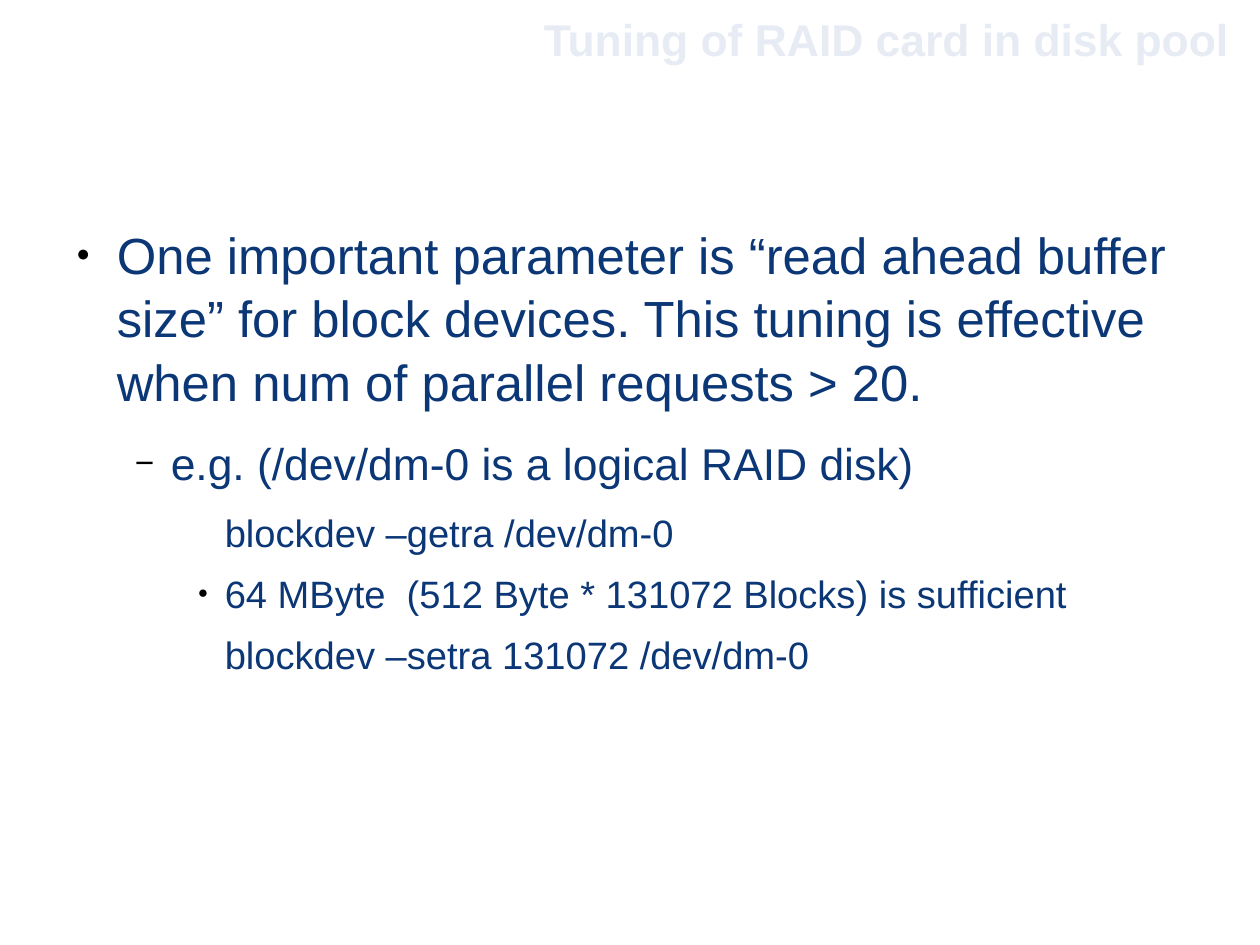
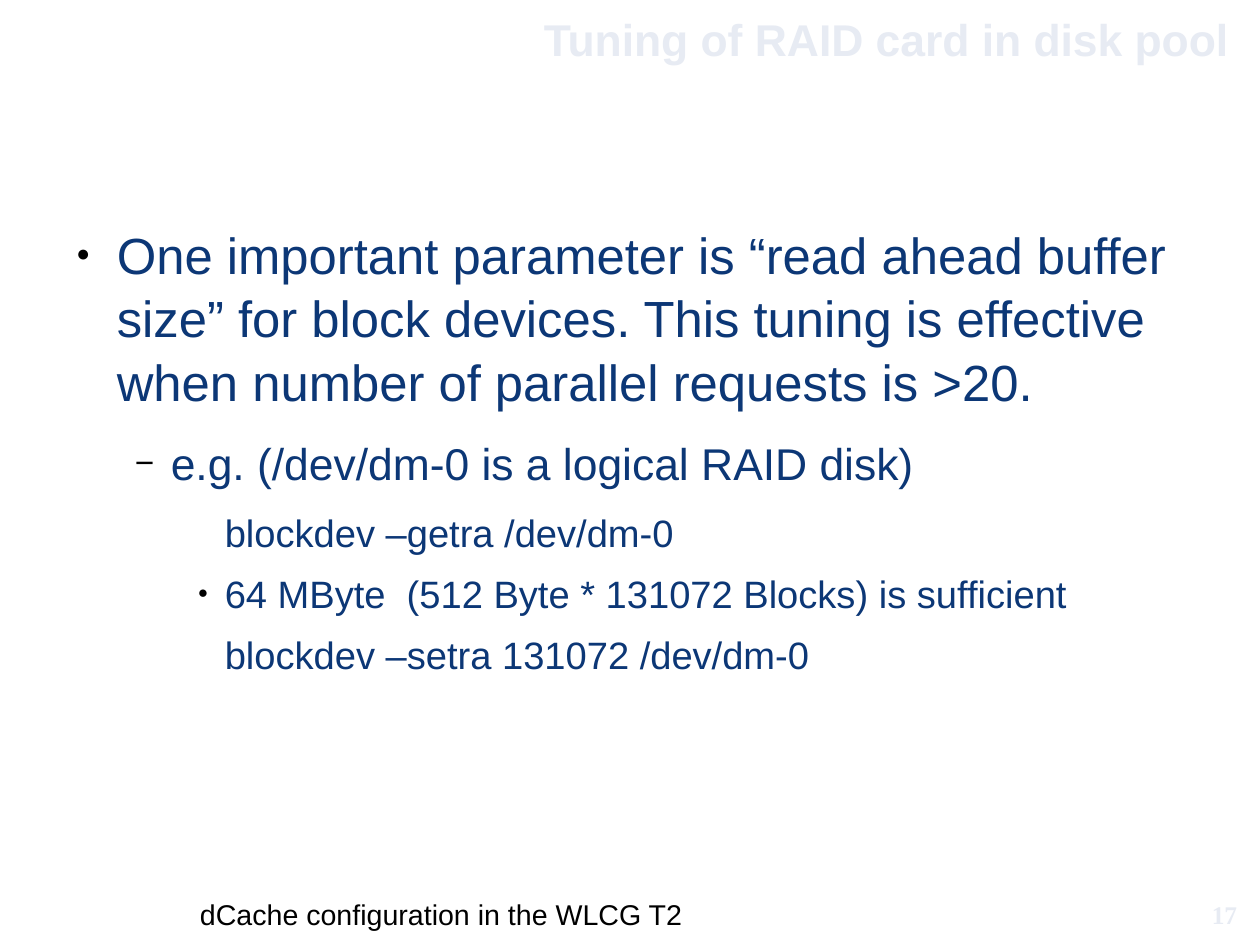
Before and after one commit to GenKawamura/GridKa2014-Material_ATLAS-T2_Example, a slide deck: slide 17 of dcache_wlcg_tier2_gridka.odp. Drawn at 1260x945 pixels with LibreOffice and Linux fonts; fonts in the diff are those of the drawing; background and template pictures are left out. Boxes give left, top, right and bottom in pixels: in the first picture for what was removed or moved away, otherwise in the second. Text is boxed around its words. In the diff, an @@ line names an element or a change of style, - is before the commit and + after.

```diff
--- a/dcache_wlcg_tier2_gridka.odp
+++ b/dcache_wlcg_tier2_gridka.odp
@@ text at (x1=117, y1=237, x2=1166, y2=411): text changed @@
-● One important parameter is “read ahead buffer size” for block devices. This tuning is effective when num of parallel requests > 20.
+● One important parameter is “read ahead buffer size” for block devices. This tuning is effective when number of parallel requests is >20.
@@ page number added at (x1=1092, y1=887, x2=1237, y2=942), 16 pt, text #E7EBF3, bold @@
+17
@@ text added at (x1=200, y1=904, x2=682, y2=931), 18 pt, text #000000 @@
+dCache configuration in the WLCG T2
```
Also in this commit, not shown: 13 other slides changed, 5 slides added, 5 slides removed, 3 other files.
